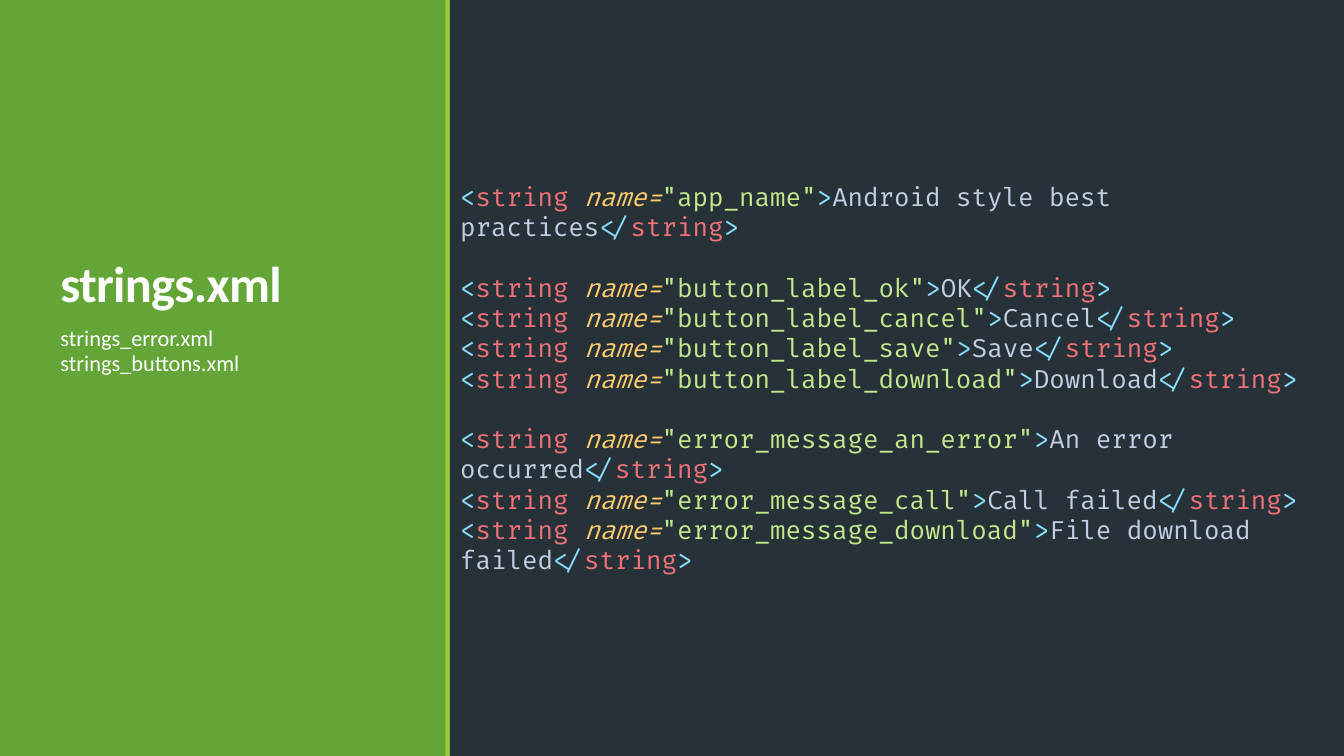
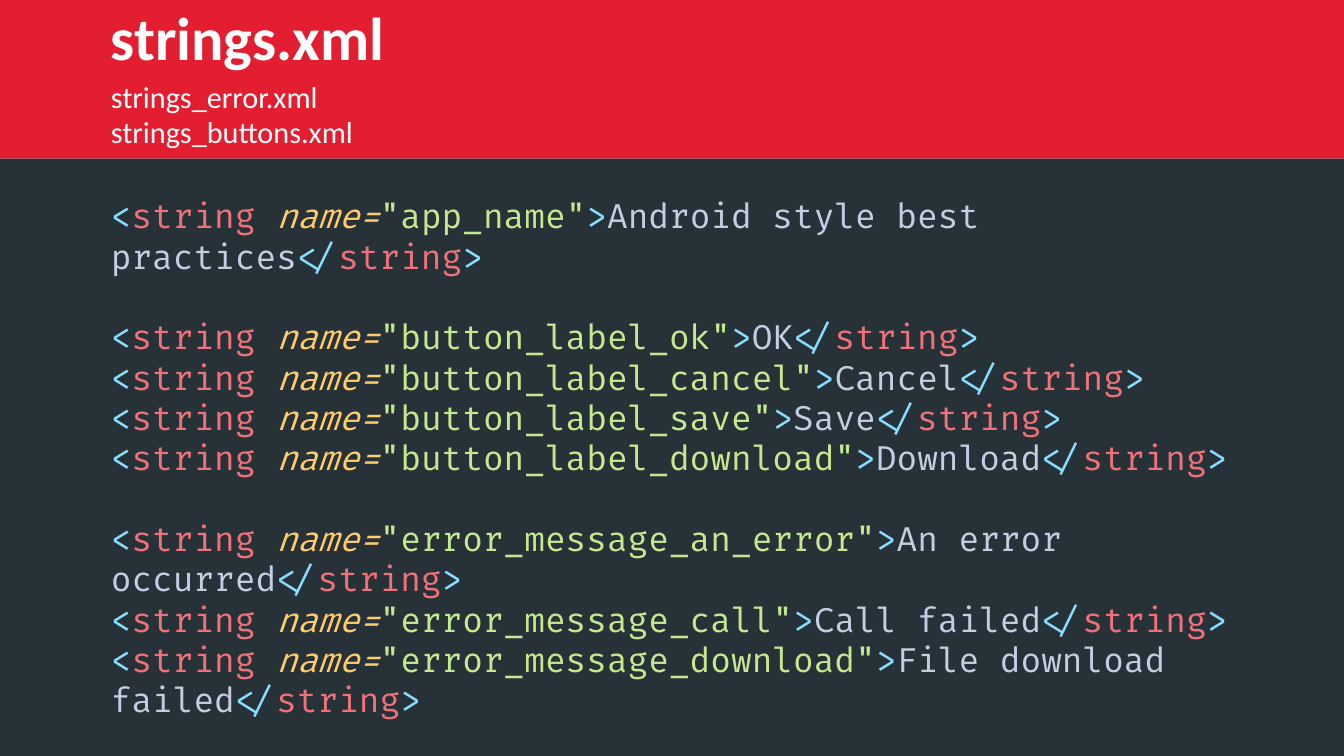
Before and after one commit to ZebanNikolay/android-style-best-practices, a slide deck: slide 10 of Styles and Themes in Android.pptm. Drawn at 1344x756 pixels with LibreOffice and Linux fonts; fonts in the diff are those of the drawing. Boxes give left, top, right and bottom in pixels: in the first picture for what was removed or moved away, otherwise in the second. Text is boxed around its words. In the diff, an @@ line names an element or a change of style, - is before the commit and + after.

```diff
--- a/Styles and Themes in Android.pptm
+++ b/Styles and Themes in Android.pptm
@@ title "strings.xml strings_error.xml strings_buttons.xml": place and size @@
-title "strings.xml strings_error.xml strings_buttons.xml" at bbox=[60, 266, 281, 311]
+title "strings.xml strings_error.xml strings_buttons.xml" at bbox=[0, 0, 1344, 158]
@@ title "strings.xml strings_error.xml strings_buttons.xml" at bbox=[0, 0, 1344, 158]: vertical alignment bottom to middle; fill none to #E21E30 @@
@@ rectangle removed at bbox=[0, 0, 447, 756] @@
@@ title at bbox=[111, 17, 385, 149]: text changed; size 36 to 21.6 pt; bold off @@
-strings.xml
+strings.xml
+strings_error.xml
+strings_buttons.xml
@@ rectangle removed at bbox=[446, 0, 453, 756] @@
@@ text "<string name="app_name">Android style best practices</string ...": place and size @@
-text "<string name="app_name">Android style best practices</string ..." at bbox=[450, 0, 1344, 756]
+text "<string name="app_name">Android style best practices</string ..." at bbox=[0, 158, 1344, 756]
@@ text "<string name="app_name">Android style best practices</string ..." at bbox=[0, 158, 1344, 756]: size 18 to 24 pt; list level 1 to 3 in "<string name="app_name">Android style best practices</string ..." @@
@@ text removed at bbox=[60, 330, 239, 375] @@
-strings_error.xml
-strings_buttons.xml
```
Also in this commit, not shown: 28 other slides changed.
